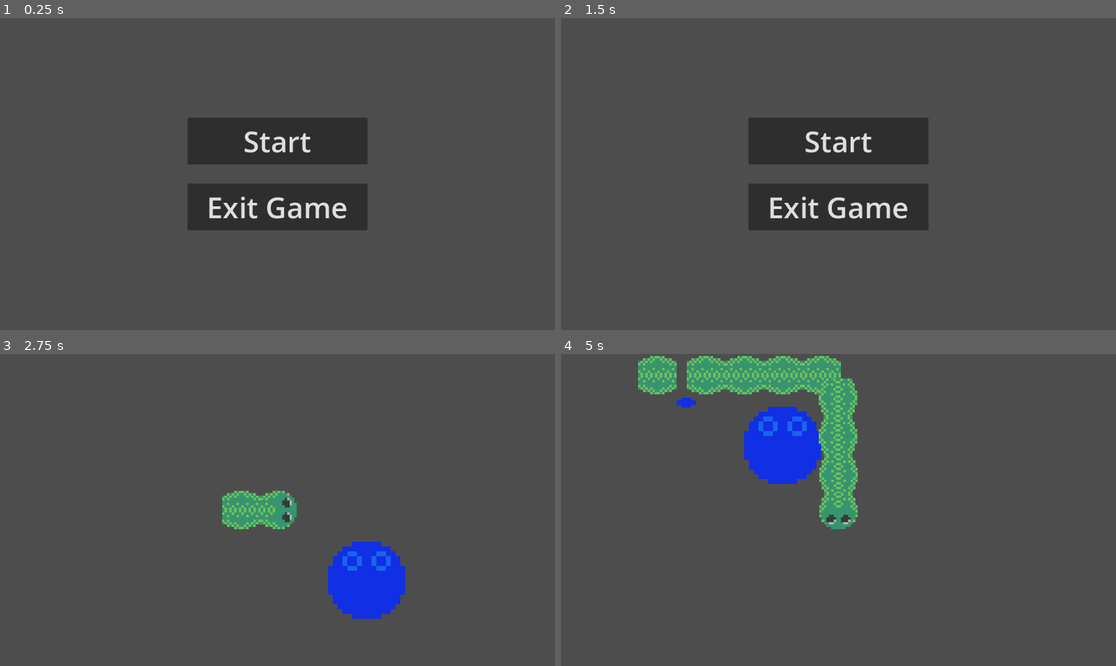
Above: before the commit, frames 1-4 (two rows, left to right).
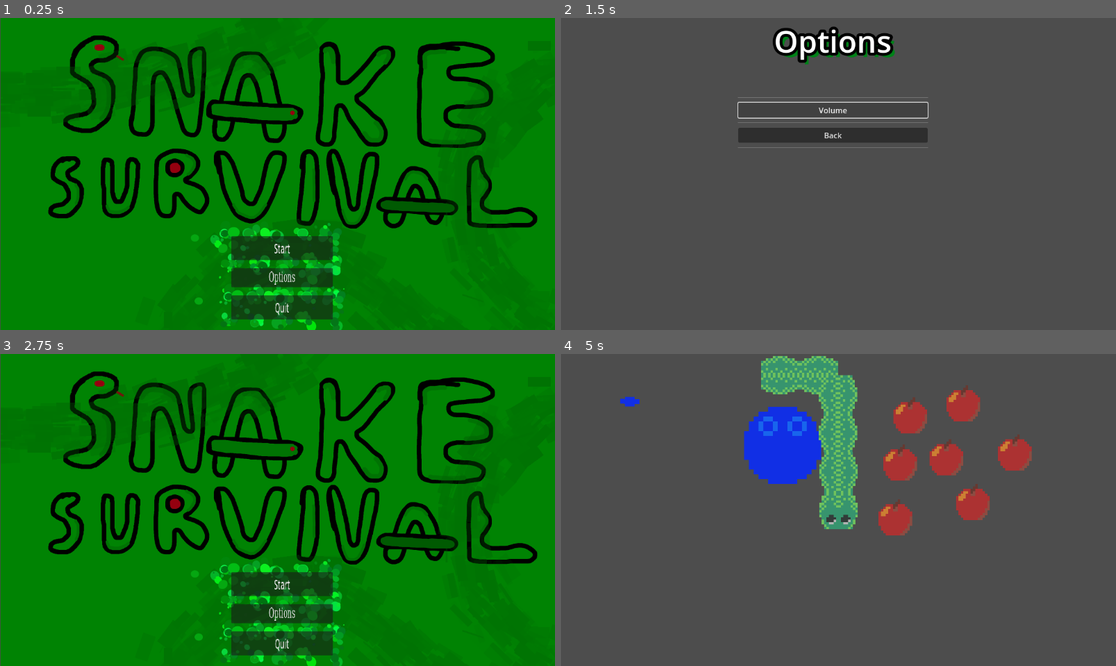
Above: after the commit, the same moments.

Repository: EdWinMaster0/ProjectSnake
Game: Godot game, scene res://scenes/Menu.tscn
Two runs of this game, one before a commit and one after it. Both use one fixed random seed, a clock stepped at 60 frames per second and the inputs below.
Inputs (mouse positions are in pixels of both pictures, inside the frame that each line leads up to):
- Up to frame 1 (0.25 s): no input
- Up to frame 2 (1.5 s): click (844, 276) at 0.5 s, where only the run after the commit has a clickable "Options"; click (832, 111) at 1.25 s, where only the run after the commit has a clickable "Volume"
- Up to frame 3 (2.75 s): click (271, 472) at 2 s, where only the run after the commit has a clickable "Back"
- Up to frame 4 (5 s): click (844, 584) at 2.75 s, where only the run after the commit has a clickable "Start"; tap Enter at 3.5 s; move the mouse to (960, 494) at 3.52 s; hold D (Right) 3.53-4.28 s; tap Space (Action) at 3.6, 4.35 s; move the mouse to (727, 525) at 4.27 s; hold S (Down) from 4.28 s (still down)

The runs differ from the first frame. In frame 1, 100% of the frame differs, in the area x 0-100%, y 0-100%; in frame 2, 10%; in frame 3, 100%; in frame 4, 8.2%.

Commit message:
Add files via upload
exp system "works"

Diff:
--- /dev/null
+++ b/snake-survivors/global_variables.gd
@@ -0,0 +1,15 @@
+extends Node
+
+@export var health = 300
+@export var exp = 0
+@export var level = 1
+@export var exp_cap = 50
+
+# Called when the node enters the scene tree for the first time.
+func _ready() -> void:
+	pass # Replace with function body.
+
+
+# Called every frame. 'delta' is the elapsed time since the previous frame.
+func _process(delta: float) -> void:
+	pass
--- /dev/null
+++ b/snake-survivors/menu.gd
@@ -0,0 +1,16 @@
+extends Control
+
+
+
+func _on_pressed() -> void:
+	get_tree().change_scene_to_file("res://scenes/Map1.tscn")
+
+
+
+func _on_options_pressed() -> void:
+	get_tree().change_scene_to_file("res://scenes/options.tscn")
+
+
+
+func _on_quit_pressed() -> void:
+	get_tree().quit()
--- /dev/null
+++ b/snake-survivors/movespritetopositionyouwanttosee_script.gd
@@ -0,0 +1,12 @@
+extends Sprite2D
+
+
+# Called when the node enters the scene tree for the first time.
+func _ready() -> void:
+	pass # Replace with function body.
+
+
+# Called every frame. 'delta' is the elapsed time since the previous frame.
+func _process(delta: float) -> void:
+	var pos = get_parent().get_node("Player").position
+	position = pos
--- /dev/null
+++ b/snake-survivors/options.gd
@@ -0,0 +1,11 @@
+extends Control
+
+
+
+func _on_pressed() -> void:
+	pass
+
+
+
+func _on_back_pressed() -> void:
+	get_tree().change_scene_to_file("res://scenes/Menu.tscn")
--- /dev/null
+++ b/snake-survivors/player_movement.gd
@@ -0,0 +1,64 @@
+extends CharacterBody2D
+
+@export var speed = 400
+@export var num_segments = 3
+@export var delay_frames = 12  # speed 200 => 24, speed 400=> 12
+var segments = []
+var position_history = []
+var dir_history = []
+var segment_scene = preload("res://scenes/Segment.tscn")
+var projectile_scene = preload("res://scenes/Projectile.tscn")
+func _ready():
+	for i in range(num_segments):
+		var s = segment_scene.instantiate()
+		segments.append(s)
+		s.z_index = num_segments-i
+		call_deferred("add_sibling", s)
+	z_index = num_segments+1
+	GlobalVariables.level = num_segments -2
+
+var dir
+func get_input():
+	var input_direction = Input.get_vector("Left", "Right", "Up", "Down")
+	velocity = input_direction * speed
+	dir = input_direction
+
+func _physics_process(delta):
+	get_input()
+	move_and_slide()
+
+	while GlobalVariables.level > num_segments-2:
+		num_segments += 1
+		var s = segment_scene.instantiate()
+		segments.append(s)
+		call_deferred("add_sibling", s)
+		for i in range(segments.size()):
+			segments[i].z_index +=1
+		z_index += 1
+
+	if Input.is_action_just_pressed("Action"):
+		var proj = projectile_scene.instantiate()
+		call_deferred("add_sibling", proj)
+		proj.position = position + dir_history[dir_history.size() - 1] * 30
+		GlobalVariables.level +=1
+
+	if position != position_history.back():
+		position_history.append(position)
+		dir_history.append(dir)
+
+	if position_history.size() > delay_frames * (num_segments + 1):
+		position_history.pop_front()
+		dir_history.pop_front()
+
+	for i in range(num_segments):
+		if position_history.size() > (num_segments)*delay_frames:
+			segments[i].position = position_history[(num_segments-i)*delay_frames]
+			segments[i].rotation = dir_history[(num_segments-i)*delay_frames].angle()
+		elif position_history.size() > (i+1)*delay_frames:
+			segments[i].position = position_history[position_history.size()-(i+1)*delay_frames]
+			segments[i].rotation = dir_history[position_history.size()-(i+1)*delay_frames].angle()
+		else:
+			segments[i].position = position
+
+	if dir.length() > 0:
+		rotation = dir.angle()
--- a/snake-survivors/project.godot
+++ b/snake-survivors/project.godot
@@ -14,6 +14,10 @@
 run/main_scene="res://scenes/Menu.tscn"
 config/features=PackedStringArray("4.3", "Forward Plus")
 config/icon="res://icon.svg"
+
+[autoload]
+
+GlobalVariables="*res://global_variables.gd"
 
 [dotnet]
 
--- a/snake-survivors/projectile.gd
+++ b/snake-survivors/projectile.gd
@@ -1,28 +1,10 @@
 extends Area2D
 
-# Initial speed of the projectile
 var speed = 700
-# Deceleration rate
-var deceleration = 600
-# Velocity vector for the projectile
-var velocity = Vector2()
 
 func _ready() -> void:
-	# Point the projectile towards the mouse
 	look_at(get_global_mouse_position())
 
 
-	# Initialize velocity to move in the direction the projectile is facing
-	velocity = transform.x * speed
-
 func _physics_process(delta):
-	# Apply deceleration: reduce the velocity towards zero
-	if velocity.length() > 0:  # only decelerate if there's movement
-		velocity = velocity.move_toward(Vector2.ZERO, deceleration * delta)
-
-	# Update position based on the velocity
-	position += velocity * delta
-
-	# Optionally, destroy the projectile when it's almost stopped
-	if velocity.length() < 1:
-		queue_free()
+	position += transform.x * speed * delta
--- /dev/null
+++ b/snake-survivors/scenes/Enemy.tscn
@@ -0,0 +1,19 @@
+[gd_scene load_steps=3 format=3 uid="uid://buo1luci0ugne"]
+
+[ext_resource type="Texture2D" uid="uid://5epcyefp6kfd" path="res://assets/Sprite-0001.png" id="1_8qms3"]
+
+[sub_resource type="CircleShape2D" id="CircleShape2D_ikmoj"]
+radius = 40.05
+
+[node name="Enemy" type="CharacterBody2D"]
+
+[node name="Sprite2D" type="Sprite2D" parent="."]
+rotation = 1.5708
+scale = Vector2(5, 5)
+texture = ExtResource("1_8qms3")
+hframes = 4
+vframes = 20
+frame = 4
+
+[node name="CollisionShape2D" type="CollisionShape2D" parent="."]
+shape = SubResource("CircleShape2D_ikmoj")
--- /dev/null
+++ b/snake-survivors/scenes/Exp.tscn
@@ -0,0 +1,23 @@
+[gd_scene load_steps=4 format=3 uid="uid://bibel2bcyq8qj"]
+
+[ext_resource type="Texture2D" uid="uid://5epcyefp6kfd" path="res://assets/Sprite-0001.png" id="1_01pw2"]
+[ext_resource type="Script" path="res://scenes/exp_get.gd" id="1_ua11o"]
+
+[sub_resource type="CircleShape2D" id="CircleShape2D_1nkjq"]
+radius = 40.7922
+
+[node name="Exp" type="Area2D"]
+collision_layer = 0
+script = ExtResource("1_ua11o")
+
+[node name="CollisionShape2D" type="CollisionShape2D" parent="."]
+shape = SubResource("CircleShape2D_1nkjq")
+
+[node name="Sprite2D" type="Sprite2D" parent="."]
+scale = Vector2(5, 5)
+texture = ExtResource("1_01pw2")
+hframes = 4
+vframes = 20
+frame = 3
+
+[connection signal="area_entered" from="." to="." method="_on_area_entered"]
--- a/snake-survivors/scenes/Map1.tscn
+++ b/snake-survivors/scenes/Map1.tscn
@@ -1,8 +1,12 @@
-[gd_scene load_steps=7 format=3 uid="uid://dtcq8mxjfvyid"]
+[gd_scene load_steps=11 format=3 uid="uid://dtcq8mxjfvyid"]
 
-[ext_resource type="Script" path="res://scenes/player_movement.gd" id="1_rhkjq"]
+[ext_resource type="Script" path="res://scenes/main_map_1.gd" id="1_2tae0"]
+[ext_resource type="Script" path="res://player_movement.gd" id="1_rhkjq"]
 [ext_resource type="Texture2D" uid="uid://5epcyefp6kfd" path="res://assets/Sprite-0001.png" id="2_bejli"]
-[ext_resource type="Script" path="res://scenes/movespritetopositionyouwanttosee_script.gd" id="3_amgmp"]
+[ext_resource type="Script" path="res://movespritetopositionyouwanttosee_script.gd" id="3_amgmp"]
+[ext_resource type="PackedScene" uid="uid://bibel2bcyq8qj" path="res://scenes/Exp.tscn" id="5_3es2m"]
+[ext_resource type="Texture2D" uid="uid://bumg80kq5yst" path="res://assets/Sprite-0003.png" id="6_4e3i7"]
+[ext_resource type="Texture2D" uid="uid://dy1ssnj0pn7tm" path="res://assets/Sprite-0002.png" id="7_8g0k3"]
 
 [sub_resource type="CircleShape2D" id="CircleShape2D_67wbe"]
 radius = 34.0
@@ -14,6 +18,7 @@
 radius = 82.2982
 
 [node name="Map1" type="Node2D"]
+script = ExtResource("1_2tae0")
 
 [node name="Player" type="CharacterBody2D" parent="."]
 position = Vector2(75, 0)
@@ -71,3 +76,44 @@
 hframes = 4
 vframes = 20
 frame = 4
+
+[node name="Exp" parent="." instance=ExtResource("5_3es2m")]
+position = Vector2(504, 184)
+
+[node name="Exp2" parent="." instance=ExtResource("5_3es2m")]
+position = Vector2(391, 341)
+
+[node name="Exp3" parent="." instance=ExtResource("5_3es2m")]
+position = Vector2(635, 61)
+
+[node name="Exp4" parent="." instance=ExtResource("5_3es2m")]
+position = Vector2(655, 266)
+
+[node name="Exp5" parent="." instance=ExtResource("5_3es2m")]
+position = Vector2(600, 173)
+
+[node name="Exp6" parent="." instance=ExtResource("5_3es2m")]
+position = Vector2(494, 298)
+
+[node name="Exp7" parent="." instance=ExtResource("5_3es2m")]
+position = Vector2(525, 86)
+
+[node name="Exp8" parent="." instance=ExtResource("5_3es2m")]
+position = Vector2(742, 163)
+
+[node name="UI" type="CanvasLayer" parent="."]
+
+[node name="TextureProgressBar" type="TextureProgressBar" parent="UI"]
+visible = false
+texture_repeat = 2
+anchors_preset = 12
+anchor_top = 1.0
+anchor_right = 1.0
+anchor_bottom = 1.0
+offset_top = -89.0
+grow_horizontal = 2
+grow_vertical = 0
+size_flags_vertical = 8
+nine_patch_stretch = true
+texture_under = ExtResource("6_4e3i7")
+texture_progress = ExtResource("7_8g0k3")
--- a/snake-survivors/scenes/Menu.tscn
+++ b/snake-survivors/scenes/Menu.tscn
@@ -1,42 +1,84 @@
-[gd_scene load_steps=2 format=3 uid="uid://txbaqnqppbdl"]
+[gd_scene load_steps=6 format=3 uid="uid://bxty0dvj5db3"]
 
-[ext_resource type="Script" path="res://button_script.gd" id="1_gp60w"]
+[ext_resource type="Script" path="res://menu.gd" id="1_1ira0"]
+[ext_resource type="Texture2D" uid="uid://drpxmxf1o16uy" path="res://assets/Snake Survival.png" id="1_yht06"]
+
+[sub_resource type="StyleBoxTexture" id="StyleBoxTexture_5at2e"]
+
+[sub_resource type="FontFile" id="FontFile_8pmig"]
+cache/0/16/0/ascent = 0.0
+cache/0/16/0/descent = 0.0
+cache/0/16/0/underline_position = 0.0
+cache/0/16/0/underline_thickness = 0.0
+cache/0/16/0/scale = 1.0
+cache/0/26/0/ascent = 0.0
+cache/0/26/0/descent = 0.0
+cache/0/26/0/underline_position = 0.0
+cache/0/26/0/underline_thickness = 0.0
+cache/0/26/0/scale = 1.0
+
+[sub_resource type="StyleBoxFlat" id="StyleBoxFlat_p7bvi"]
 
 [node name="Menu" type="Control"]
 layout_mode = 3
 anchors_preset = 15
 anchor_right = 1.0
 anchor_bottom = 1.0
+offset_left = 1.0
+offset_top = -1.0
+offset_right = 1.0
+offset_bottom = -1.0
 grow_horizontal = 2
 grow_vertical = 2
 
-[node name="VBoxContainer" type="VBoxContainer" parent="."]
-layout_mode = 1
-anchors_preset = 8
-anchor_left = 0.5
-anchor_top = 0.5
-anchor_right = 0.5
-anchor_bottom = 0.5
-offset_left = -187.0
-offset_top = -117.0
-offset_right = 187.0
-offset_bottom = 117.0
-grow_horizontal = 2
-grow_vertical = 2
-theme_override_constants/separation = 40
+[node name="Háttér" type="Sprite2D" parent="."]
+position = Vector2(576, 325)
+texture = ExtResource("1_yht06")
 
-[node name="Button" type="Button" parent="VBoxContainer"]
+[node name="Gombok" type="MarginContainer" parent="."]
+layout_mode = 0
+offset_left = 479.0
+offset_top = 454.0
+offset_right = 872.0
+offset_bottom = 687.0
+scale = Vector2(0.536924, 1.12998)
+
+[node name="Gombok" type="VBoxContainer" parent="Gombok"]
 layout_mode = 2
-size_flags_vertical = 3
-theme_override_font_sizes/font_size = 60
+
+[node name="Start" type="Button" parent="Gombok/Gombok"]
+layout_mode = 2
+theme_override_constants/outline_size = 0
+theme_override_font_sizes/font_size = 26
 text = "Start"
-script = ExtResource("1_gp60w")
+script = ExtResource("1_1ira0")
 
-[node name="Button2" type="Button" parent="VBoxContainer"]
+[node name="HSeparator" type="HSeparator" parent="Gombok/Gombok"]
 layout_mode = 2
-size_flags_vertical = 3
-theme_override_font_sizes/font_size = 60
-text = "Exit Game"
+theme_override_constants/separation = 7
+theme_override_styles/separator = SubResource("StyleBoxTexture_5at2e")
 
-[connection signal="pressed" from="VBoxContainer/Button" to="VBoxContainer/Button" method="_on_start_pressed"]
-[connection signal="pressed" from="VBoxContainer/Button2" to="VBoxContainer/Button" method="_on_exit_pressed"]
+[node name="Options" type="Button" parent="Gombok/Gombok"]
+layout_mode = 2
+theme_override_fonts/font = SubResource("FontFile_8pmig")
+theme_override_font_sizes/font_size = 26
+text = "Options"
+script = ExtResource("1_1ira0")
+
+[node name="HSeparator2" type="HSeparator" parent="Gombok/Gombok"]
+layout_mode = 2
+theme_override_constants/separation = 7
+theme_override_styles/separator = SubResource("StyleBoxFlat_p7bvi")
+
+[node name="Quit" type="Button" parent="Gombok/Gombok"]
+layout_mode = 2
+theme_override_font_sizes/font_size = 26
+text = "Quit"
+script = ExtResource("1_1ira0")
+
+[connection signal="pressed" from="Gombok/Gombok/Start" to="." method="_on_start_pressed"]
+[connection signal="pressed" from="Gombok/Gombok/Start" to="Gombok/Gombok/Start" method="_on_pressed"]
+[connection signal="pressed" from="Gombok/Gombok/Options" to="." method="_on_options_pressed"]
+[connection signal="pressed" from="Gombok/Gombok/Options" to="Gombok/Gombok/Start" method="_on_options_pressed"]
+[connection signal="pressed" from="Gombok/Gombok/Quit" to="." method="_on_quit_pressed"]
+[connection signal="pressed" from="Gombok/Gombok/Quit" to="Gombok/Gombok/Start" method="_on_quit_pressed"]
--- a/snake-survivors/scenes/Projectile.tscn
+++ b/snake-survivors/scenes/Projectile.tscn
@@ -7,8 +7,6 @@
 height = 44.0
 
 [node name="Projectile" type="Area2D"]
-linear_damp = 100.0
-angular_damp = 100.0
 script = ExtResource("1_kfr6m")
 
 [node name="Sprite2D" type="Sprite2D" parent="."]
@@ -20,5 +18,4 @@
 frame = 5
 
 [node name="CollisionShape2D" type="CollisionShape2D" parent="."]
-rotation = 1.5708
 shape = SubResource("CapsuleShape2D_t6650")
--- /dev/null
+++ b/snake-survivors/scenes/exp_get.gd
@@ -0,0 +1,14 @@
+extends Area2D
+
+@export var exp_amount = 100
+
+func _ready() -> void:
+	pass
+
+func _on_area_entered(area: Area2D) -> void:
+	GlobalVariables.exp += exp_amount
+	while GlobalVariables.exp >= GlobalVariables.exp_cap:
+		GlobalVariables.exp -= GlobalVariables.exp_cap
+		GlobalVariables.level += 1
+		GlobalVariables.exp_cap = pow(GlobalVariables.level, 2) * 50
+	queue_free()
--- /dev/null
+++ b/snake-survivors/scenes/main_map_1.gd
@@ -0,0 +1,14 @@
+extends Node2D
+
+@export var spawn_rate = 10
+var enemy_scene = preload("res://scenes/Enemy.tscn")
+var exp_scene = preload("res://scenes/Exp.tscn")
+
+# Called when the node enters the scene tree for the first time.
+func _ready() -> void:
+	pass # Replace with function body.
+
+
+# Called every frame. 'delta' is the elapsed time since the previous frame.
+func _process(delta: float) -> void:
+	pass
--- a/snake-survivors/scenes/options.tscn
+++ b/snake-survivors/scenes/options.tscn
@@ -1,6 +1,6 @@
 [gd_scene load_steps=4 format=3 uid="uid://b8oey31pb7pat"]
 
-[ext_resource type="Script" path="res://scenes/options.gd" id="1_x4y76"]
+[ext_resource type="Script" path="res://options.gd" id="1_x4y76"]
 
 [sub_resource type="SystemFont" id="SystemFont_iooat"]
 font_names = PackedStringArray("Impact")
Binary file changed: snake-survivors/assets/Sprite-0001.aseprite
Binary file changed: snake-survivors/assets/Sprite-0001.png
Binary file added: snake-survivors/assets/Sprite-0002.aseprite
Binary file added: snake-survivors/assets/Sprite-0002.png
Not shown, added: snake-survivors/assets/Sprite-0002.png.import
Binary file added: snake-survivors/assets/Sprite-0003.aseprite
Binary file added: snake-survivors/assets/Sprite-0003.png
Not shown, added: snake-survivors/assets/Sprite-0003.png.import
